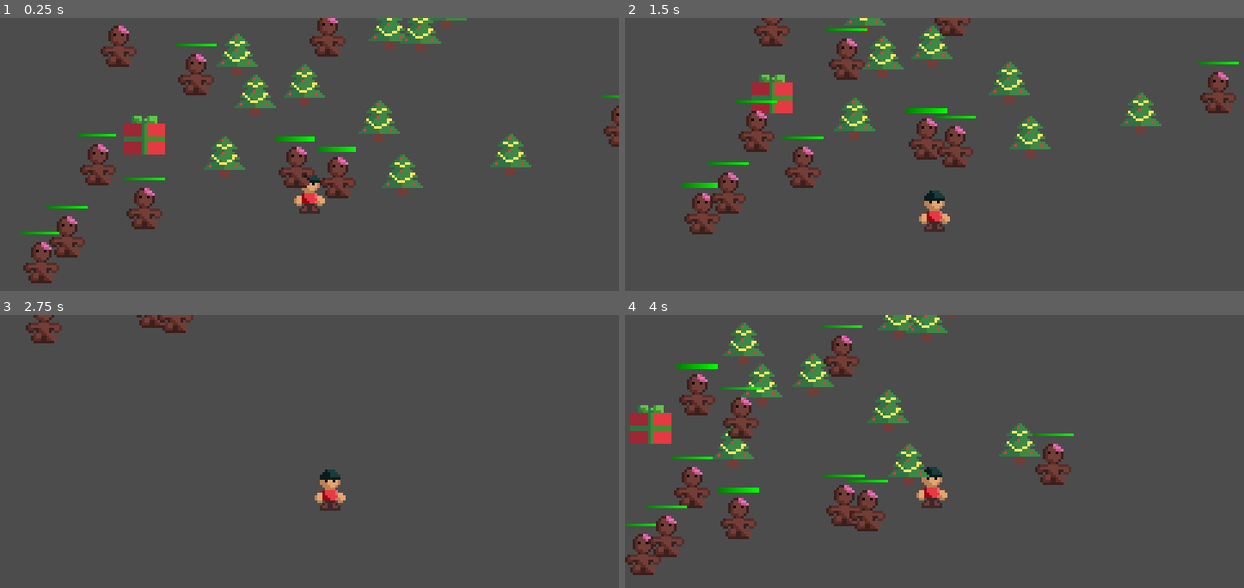
Above: before the commit, frames 1-4 (two rows, left to right).
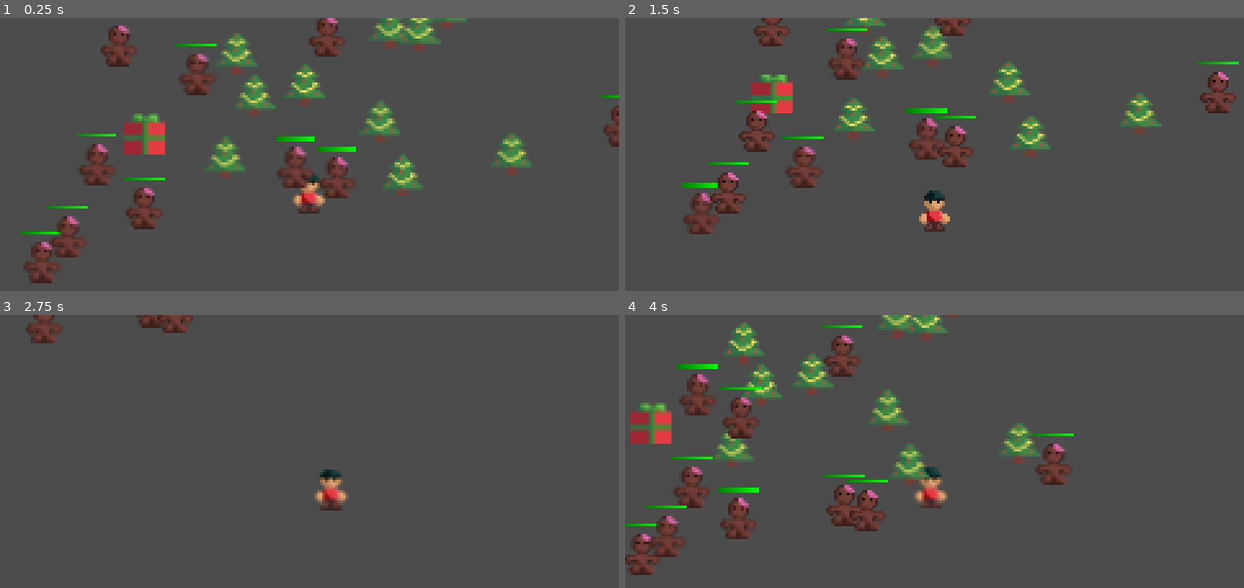
Above: after the commit, the same moments.

Repository: cznrhubarb/feliz-navidead
Game: Godot game, scene res://scn/TestScene.tscn
Two runs of this game, one before a commit and one after it. Both use one fixed random seed, a clock stepped at 60 frames per second and the inputs below.
Inputs (mouse positions are in pixels of both pictures, inside the frame that each line leads up to):
- Up to frame 1 (0.25 s): no input
- Up to frame 2 (1.5 s): move the mouse to (1070, 173) at 0.52 s; press the mouse at (1070, 173) at 0.53 s; hold D (move_right) 0.53-1.28 s; move the mouse to (810, 209) at 1.27 s; release the mouse at (810, 209) at 1.28 s; hold S (move_down) from 1.28 s (still down); click (810, 209) at 1.35 s
- Up to frame 3 (2.75 s): move the mouse to (371, 413) at 2.02 s; release S (move_down) at 2.03 s; press the mouse at (371, 413) at 2.03 s; hold D (move_right) from 2.03 s (still down)
- Up to frame 4 (4 s): move the mouse to (903, 557) at 2.77 s; release D (move_right) at 2.78 s; release the mouse at (903, 557) at 2.78 s; hold W (move_up) 2.78-3.53 s; click (903, 557) at 2.85 s; move the mouse to (1120, 541) at 3.52 s; press the mouse at (1120, 541) at 3.53 s; hold A (move_left) from 3.53 s (still down)

The runs differ from the first frame. In frame 1, 3.2% of the frame differs, in the area x 3-100%, y 0-97%; in frame 2, 1.6%; in frame 3, 0.4%; in frame 4, 2.9%.

Commit message:
Weapons are pretty much procedurally generated.

Diff:
--- a/project.godot
+++ b/project.godot
@@ -66,5 +66,4 @@
 
 [rendering]
 
-quality/2d/use_pixel_snap=true
 environment/default_environment="res://default_env.tres"
--- a/scn/CookieBullet.tscn
+++ b/scn/CookieBullet.tscn
@@ -1,6 +1,6 @@
 [gd_scene load_steps=4 format=2]
 
-[ext_resource path="res://src/Projectiles/CookieBullet.gd" type="Script" id=1]
+[ext_resource path="res://src/Projectiles/BaseBullet.gd" type="Script" id=1]
 [ext_resource path="res://img/CookieSmall.PNG" type="Texture" id=2]
 
 [sub_resource type="CircleShape2D" id=1]
--- a/scn/MilkGrenade.tscn
+++ b/scn/MilkGrenade.tscn
@@ -1,7 +1,10 @@
-[gd_scene load_steps=3 format=2]
+[gd_scene load_steps=4 format=2]
 
-[ext_resource path="res://src/Projectiles/MilkGrenade.gd" type="Script" id=1]
+[ext_resource path="res://src/Projectiles/BaseBullet.gd" type="Script" id=1]
 [ext_resource path="res://img/Milk.PNG" type="Texture" id=2]
+
+[sub_resource type="RectangleShape2D" id=1]
+extents = Vector2( 1.90557, 2.09465 )
 
 [node name="KinematicBody2D2" type="KinematicBody2D"]
 collision_layer = 2
@@ -10,3 +13,7 @@
 
 [node name="Sprite" type="Sprite" parent="."]
 texture = ExtResource( 2 )
+
+[node name="CollisionShape2D" type="CollisionShape2D" parent="."]
+scale = Vector2( 1.21428, 1.92 )
+shape = SubResource( 1 )
--- a/scn/TestScene.tscn
+++ b/scn/TestScene.tscn
@@ -18,6 +18,9 @@
 collision_layer = 16
 collision_mask = 13
 script = ExtResource( 1 )
+__meta__ = {
+"_edit_group_": true
+}
 Speed = 100
 
 [node name="CollisionShape2D" type="CollisionShape2D" parent="YSort/Child"]
--- a/src/GingerBreadMan.gd
+++ b/src/GingerBreadMan.gd
@@ -8,7 +8,6 @@
 
 func _ready():
 	player = get_tree().get_root().find_node("Child", true, false)
-	print(health)
 
 func _physics_process(delta):
 	if player:
--- a/src/Projectiles/BaseBullet.gd
+++ b/src/Projectiles/BaseBullet.gd
@@ -11,15 +11,12 @@
 var bullet_type
 var current_scale = 1
 
-func build(bullet_spr_name, blt_type, lin_speed, rot_speed, scl_speed, max_life):
-	# TODO: add sprite and shape
-#	add_child(load("res://scn/Projectiles/" + bullet_spr_name + "_sprite.tscn").instance())
-#	add_child(load("res://scn/Projectiles/" + bullet_spr_name + "_shape.tscn").instance())
-#	load("res://scn/CookieBullet.tscn").instance()
+func build(blt_type, lin_speed, rot_speed, scl_speed, max_life):
 	for child in get_children():
 		if child is Sprite:
 			sprite = child
-			break
+		if child is CollisionShape2D and blt_type == "lobbed":
+			child.disabled = true
 	bullet_type = blt_type
 	bullet_speed = lin_speed
 	rotation_speed = rot_speed
@@ -54,3 +51,8 @@
 func destroy_self():
 	# Explode if necessary. Imagine we just create a bunch of 'shot' type new bullets with short lifespans
 	queue_free()
+
+func real_duplicate():
+	var dupe = duplicate()
+	dupe.build(bullet_type, bullet_speed, rotation_speed, scale_speed, max_life_span)
+	return dupe
--- a/src/Weapons/BaseWeapon.gd
+++ b/src/Weapons/BaseWeapon.gd
@@ -23,6 +23,6 @@
 func shoot(direction, auto_shot):
 	if can_shoot(auto_shot):
 		cooldown_timer = cooldown_max
-		var bullet = bullet_prototype.duplicate()
+		var bullet = bullet_prototype.real_duplicate()
 		bullet.direction = direction
 		return bullet
--- a/src/Weapons/WeaponFactory.gd
+++ b/src/Weapons/WeaponFactory.gd
@@ -1,12 +1,14 @@
+
 
 static func make_weapon():
 	var bullet_prototype = null
-
-	#build(bullet_spr_name, blt_type, lin_speed, rot_speed, scl_speed, max_life):
 	if rand_range(0, 1) > 0.5:
 		bullet_prototype = load("res://scn/CookieBullet.tscn").instance()
 	else:
 		bullet_prototype = load("res://scn/MilkGrenade.tscn").instance()
+
+	bullet_prototype.build("shot", 300, 2, 0, 999)
+
 	var shots_per_second = rand_range(0.5, 30)
 
 	# Automatic more often than manual
